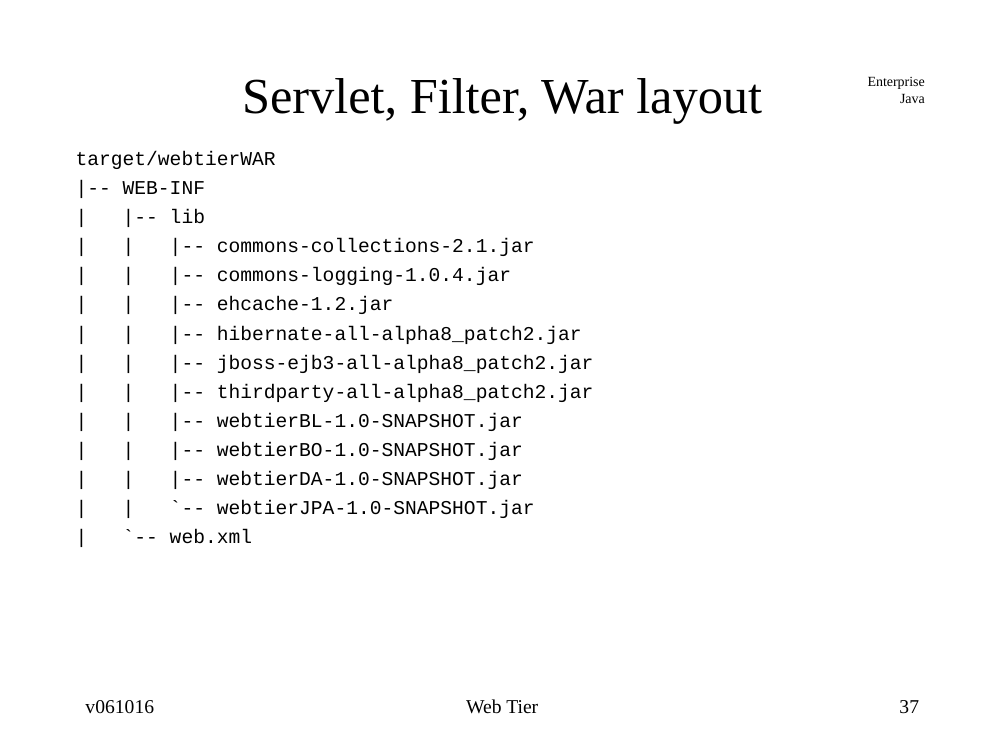
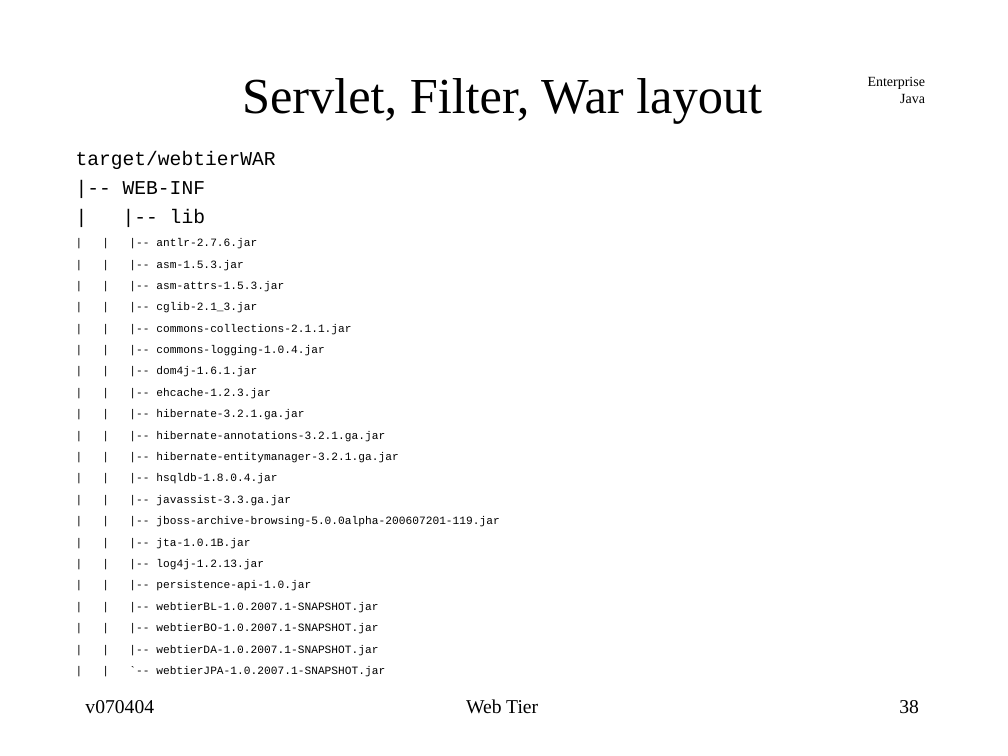
Before and after one commit to jcstaff/ejava-javaee, a slide deck: slide 38 of webtier/src/site/resources/lectures/webTier.ppt (slide 37 before the commit). Drawn at 1008x756 pixels with LibreOffice and Linux fonts; fonts in the diff are those of the drawing. Boxes give left, top, right and bottom in pixels: in the first picture for what was removed or moved away, otherwise in the second. Text is boxed around its words. In the diff, an @@ line names an element or a change of style, - is before the commit and + after.

```diff
--- a/webtier/src/site/resources/lectures/webTier.ppt
+++ b/webtier/src/site/resources/lectures/webTier.ppt
@@ text at (156, 238, 351, 335): text changed; size 14 to 8 pt @@
-| | |-- commons-collections-2.1.jar
+| | |-- antlr-2.7.6.jar
+| | |-- asm-1.5.3.jar
+| | |-- asm-attrs-1.5.3.jar
+| | |-- cglib-2.1_3.jar
+| | |-- commons-collections-2.1.1.jar
@@ text at (156, 345, 324, 356): size 14 to 8 pt in "| | |-- commons-logging-1.0.4.jar" @@
@@ text at (156, 367, 499, 677): text changed; size 14 to 8 pt @@
-| | |-- ehcache-1.2.jar
-| | |-- hibernate-all-alpha8_patch2.jar
-| | |-- jboss-ejb3-all-alpha8_patch2.jar
-| | |-- thirdparty-all-alpha8_patch2.jar
-| | |-- webtierBL-1.0-SNAPSHOT.jar
-| | |-- webtierBO-1.0-SNAPSHOT.jar
-| | |-- webtierDA-1.0-SNAPSHOT.jar
-| | `-- webtierJPA-1.0-SNAPSHOT.jar
-| `-- web.xml
+| | |-- dom4j-1.6.1.jar
+| | |-- ehcache-1.2.3.jar
+| | |-- hibernate-3.2.1.ga.jar
+| | |-- hibernate-annotations-3.2.1.ga.jar
+| | |-- hibernate-entitymanager-3.2.1.ga.jar
+| | |-- hsqldb-1.8.0.4.jar
+| | |-- javassist-3.3.ga.jar
+| | |-- jboss-archive-browsing-5.0.0alpha-200607201-119.jar
+| | |-- jta-1.0.1B.jar
+| | |-- log4j-1.2.13.jar
+| | |-- persistence-api-1.0.jar
+| | |-- webtierBL-1.0.2007.1-SNAPSHOT.jar
+| | |-- webtierBO-1.0.2007.1-SNAPSHOT.jar
+| | |-- webtierDA-1.0.2007.1-SNAPSHOT.jar
+| | `-- webtierJPA-1.0.2007.1-SNAPSHOT.jar
@@ text at (85, 700, 154, 714): text changed @@
-v061016
+v070404
@@ page number at (899, 700, 919, 714): text changed @@
-37
+38
```
Also in this commit, not shown: 48 other slides changed, 2 slides added, 1 slide removed, 14 other files.
